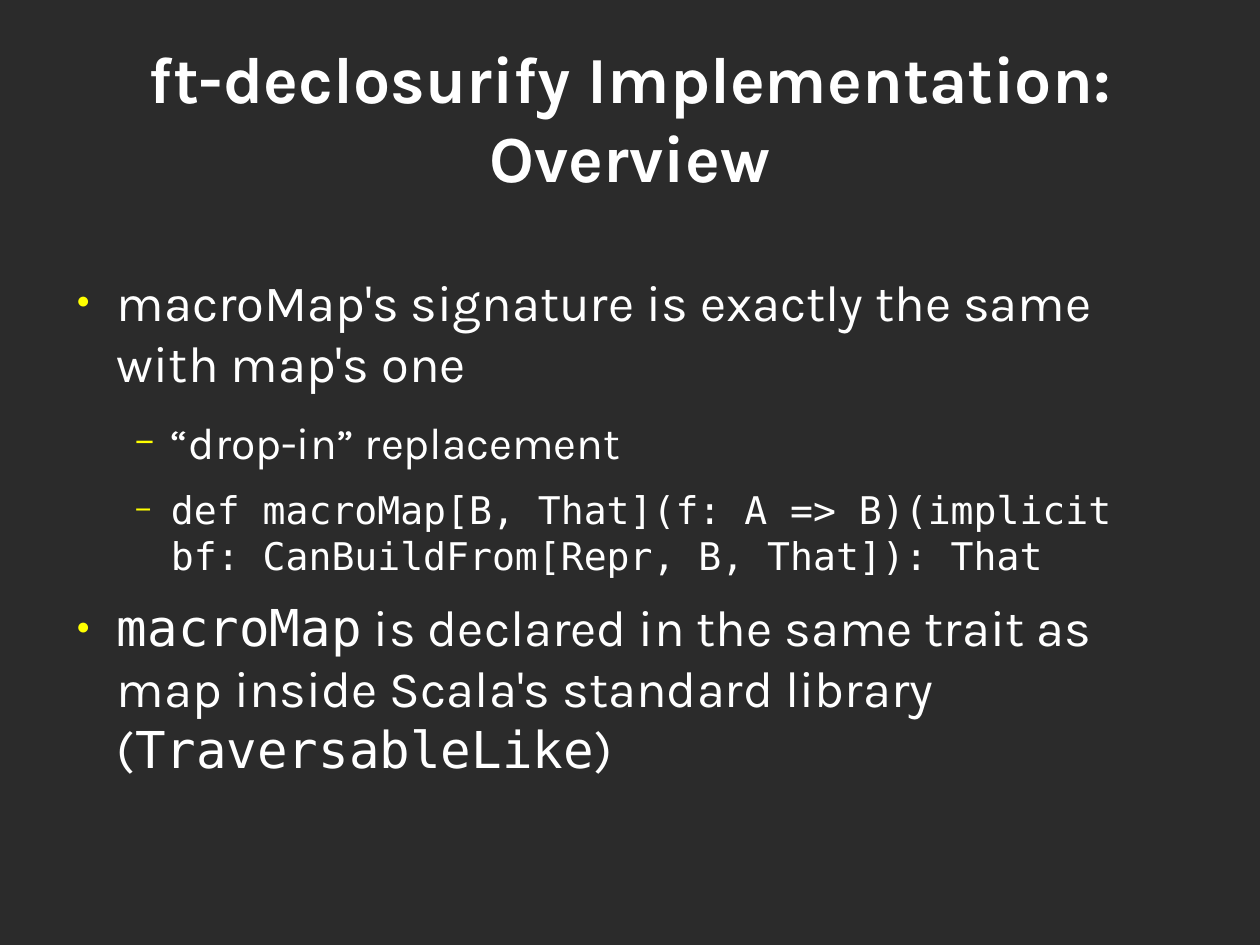
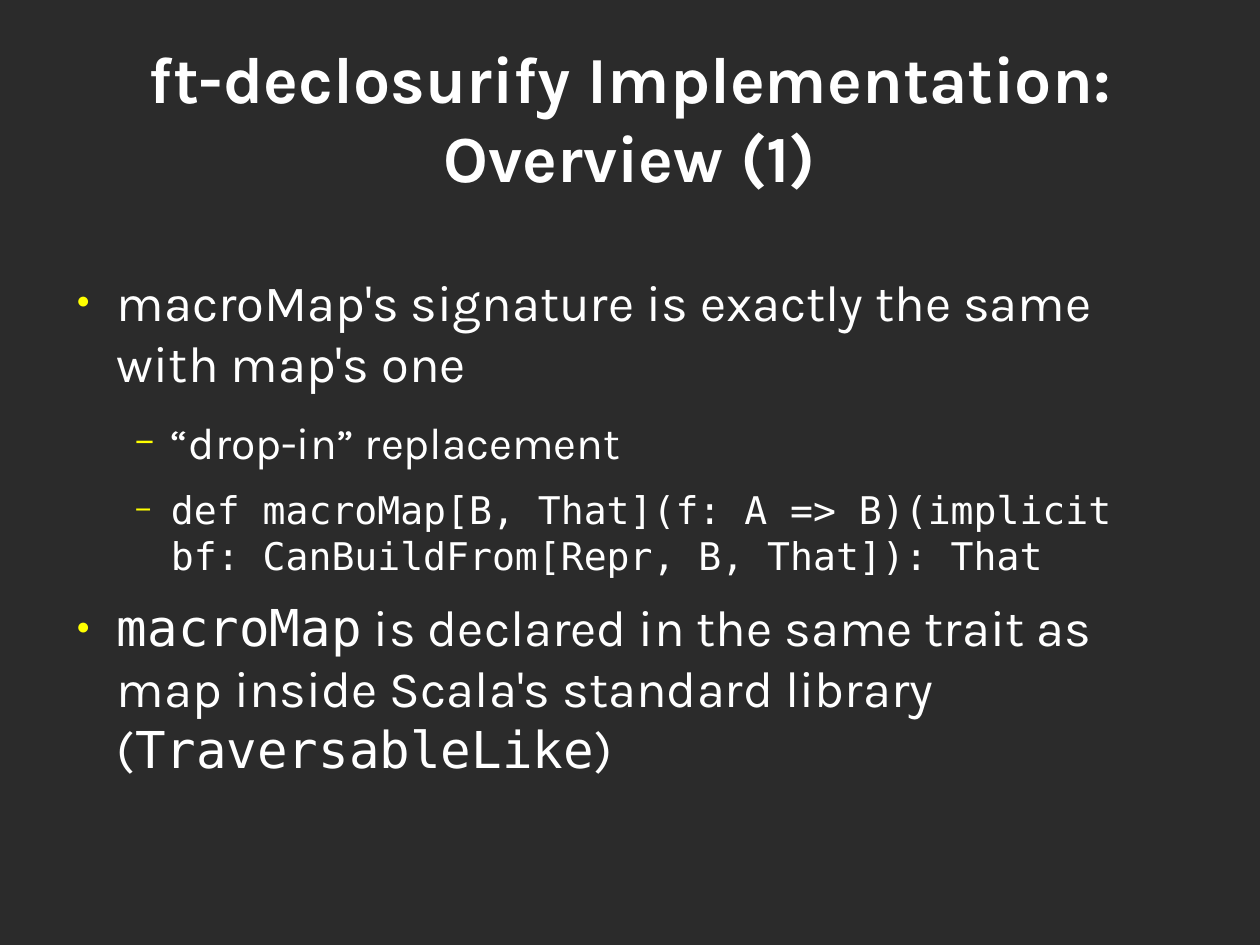
Before and after one commit to geo-kollias/msc-thesis-tex, a slide deck: slide 14 of geokollias_msc_thesis_pres.odp. Drawn at 1260x945 pixels with LibreOffice and Linux fonts; fonts in the diff are those of the drawing; background and template pictures are left out; a plain dark background stands for a picture behind light text. Boxes give left, top, right and bottom in pixels: in the first picture for what was removed or moved away, otherwise in the second. Text is boxed around its words. In the diff, an @@ line names an element or a change of style, - is before the commit and + after.

```diff
--- a/geokollias_msc_thesis_pres.odp
+++ b/geokollias_msc_thesis_pres.odp
@@ title at bbox=[149, 56, 1111, 190]: text changed @@
-ft-declosurify Implementation: Overview
+ft-declosurify Implementation: Overview (1)
```
Also in this commit, not shown: 10 other slides changed, 4 slides added.
